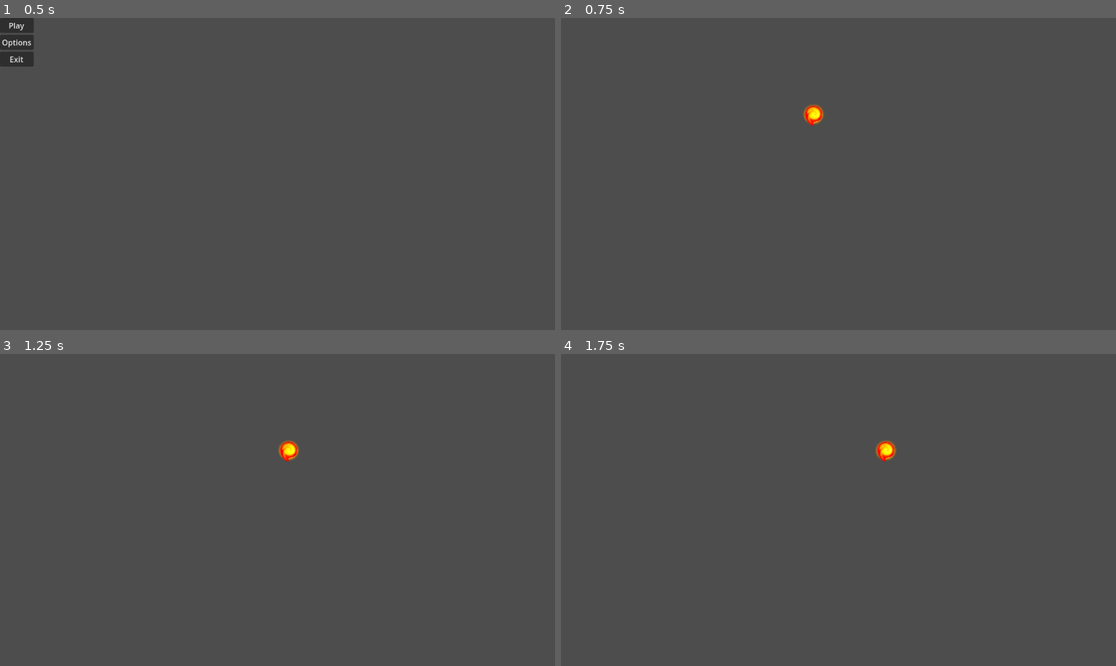
Above: before the commit, frames 1-4 (two rows, left to right).
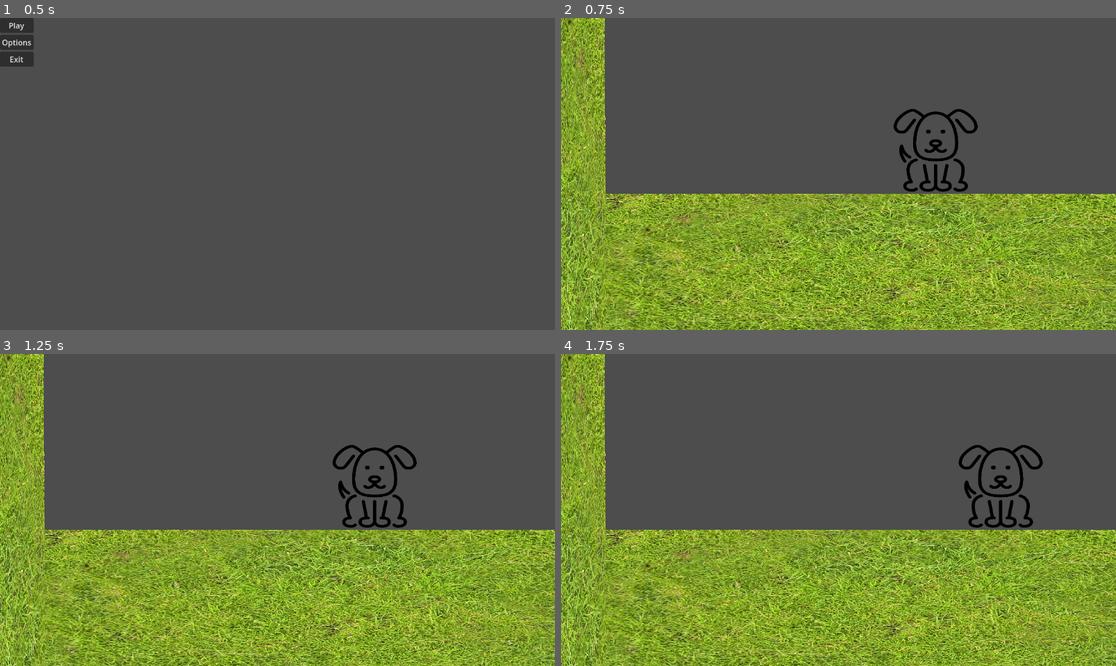
Above: after the commit, the same moments.

Repository: NikhilS240/godot-ics
Game: Godot game, scene res://menu.tscn
Two runs of this game, one before a commit and one after it. Both use one fixed random seed, a clock stepped at 60 frames per second and the inputs below. The project has no main scene, so this scene is started directly.
Inputs:
- Up to frame 1 (0.5 s): no input
- Up to frame 2 (0.75 s): click "Play" at 0.5 s
- Up to frame 3 (1.25 s): no input
- Up to frame 4 (1.75 s): tap Enter (ui_accept) at 1.25, 1.52 s; hold Right (ui_right) from 1.28 s (still down)

Frame 1 is identical in both runs. In frame 2, 49% of the frame differs, in the area x 0-100%, y 0-100%; in frame 3, 49%; in frame 4, 49%.

Commit message:
hi

Diff:
--- a/CharacterBody.gd
+++ b/CharacterBody.gd
@@ -37,7 +37,7 @@
 
 extends CharacterBody2D
 
-
+@export var speed = 300
 const SPEED = 300.0
 const JUMP_VELOCITY = -1000
 @export var gravity = 25
@@ -102,23 +102,40 @@
 
 	if Input.is_action_just_pressed("ui_down"):
 		var fireball = FIREBALL.instantiate()
+		if sign($Marker2D.position.x) == 1:
+			fireball.set_fireball_direction(1)
+		else:
+			fireball.set_fireball_direction(-1)
 		get_parent().add_child(fireball)
-		fireball.position = $Marker2D.global_position
+		fireball.position = $Marker2D.position
 
-	if Input.is_action_just_pressed("ui_copy"):
-		pass
+
 
 
 	# Get the input direction and handle the movement/deceleration.
 	# As good practice, you should replace UI actions with custom gameplay actions.
-	var direction = Input.get_axis("ui_left", "ui_right")
-	if direction:
-		velocity.x = direction * SPEED
+	#var direction = Input.get_axis("ui_left", "ui_right")
+	#if direction:
+		#velocity.x = direction * SPEED
+	#else:
+		#velocity.x = move_toward(velocity.x, 0, SPEED)
+#
+
+
+
+	if Input.is_action_pressed("ui_right"):
+		velocity.x = speed
+		if sign($Marker2D.position.x) == -1:
+			$Marker2D.position.x *= -1
+	elif Input.is_action_pressed("ui_left"):
+	#animation.play("idle")
+		velocity.x = -speed
+		if sign($Marker2D.position.x) == 1:
+			$Marker2D.position.x *= -1
 	else:
-		velocity.x = move_toward(velocity.x, 0, SPEED)
+		velocity.x = 0
 
 	move_and_slide()
-#
 #
 #
 #extends CharacterBody2D
--- a/Menu.gd
+++ b/Menu.gd
@@ -1,7 +1,7 @@
 extends Control
 
 func _on_play_pressed():
-	get_tree().change_scene_to_file("res://bullet.tscn")
+	get_tree().change_scene_to_file("res://root.tscn")
 
 
 func _on_options_pressed():
--- a/bullet.tscn
+++ b/bullet.tscn
@@ -6,26 +6,26 @@
 [sub_resource type="RectangleShape2D" id="RectangleShape2D_mumf6"]
 size = Vector2(38, 43)
 
-[node name="bullet" type="Node2D"]
-
-[node name="Area2D" type="Area2D" parent="."]
+[node name="Area2D" type="Area2D"]
 visibility_layer = 15
 collision_layer = 8
 script = ExtResource("1_vggrb")
 
-[node name="Timer" type="Timer" parent="Area2D"]
+[node name="Timer" type="Timer" parent="."]
 
-[node name="Sprite2D" type="Sprite2D" parent="Area2D"]
+[node name="Sprite2D" type="Sprite2D" parent="."]
 position = Vector2(498.75, 202.25)
 scale = Vector2(0.078125, 0.076875)
 texture = ExtResource("2_ikrwg")
 
-[node name="CollisionShape2D" type="CollisionShape2D" parent="Area2D"]
+[node name="CollisionShape2D" type="CollisionShape2D" parent="."]
 position = Vector2(499, 203.5)
 shape = SubResource("RectangleShape2D_mumf6")
 
-[node name="VisibleOnScreenNotifier2D" type="VisibleOnScreenNotifier2D" parent="."]
+[node name="bullet" type="Node2D" parent="."]
+
+[node name="VisibleOnScreenNotifier2D" type="VisibleOnScreenNotifier2D" parent="bullet"]
 position = Vector2(53, 0)
 
-[connection signal="body_entered" from="Area2D" to="Area2D" method="_on_body_entered"]
-[connection signal="screen_exited" from="VisibleOnScreenNotifier2D" to="Area2D" method="_on_visible_on_screen_notifier_2d_screen_exited"]
+[connection signal="body_entered" from="." to="." method="_on_body_entered"]
+[connection signal="screen_exited" from="bullet/VisibleOnScreenNotifier2D" to="." method="_on_visible_on_screen_notifier_2d_screen_exited"]
--- a/fireballsc.gd
+++ b/fireballsc.gd
@@ -2,12 +2,19 @@
 
 const SPEED = 150
 var velocity = Vector2()
+var direction = 1;
+
 func _ready():
 	pass
 
+func set_fireball_direction(dir):
+	direction = dir
+	if dir == 1:
+		pass #throw animated script here
+
 
 func _physics_process(delta):
-	velocity.x = SPEED * delta
+	velocity.x = SPEED * delta * direction
 	translate(velocity)
 
 
--- a/player.tscn
+++ b/player.tscn
@@ -1,27 +1,12 @@
-[gd_scene load_steps=5 format=3 uid="uid://csm8ac2ayp4us"]
+[gd_scene load_steps=4 format=3 uid="uid://csm8ac2ayp4us"]
 
 [ext_resource type="Script" path="res://CharacterBody.gd" id="1_6k58f"]
 [ext_resource type="Texture2D" uid="uid://cdenmkxufn2ke" path="res://dog.svg" id="4_ehks6"]
-
-[sub_resource type="GDScript" id="GDScript_xgpcm"]
-script/source = "extends Node
-
-
-# Called when the node enters the scene tree for the first time.
-func _ready():
-	pass # Replace with function body.
-
-
-# Called every frame. 'delta' is the elapsed time since the previous frame.
-func _process(delta):
-	pass
-"
 
 [sub_resource type="RectangleShape2D" id="RectangleShape2D_a4tco"]
 size = Vector2(187.754, 186)
 
 [node name="p1" type="Node"]
-script = SubResource("GDScript_xgpcm")
 
 [node name="CharacterBody2D" type="CharacterBody2D" parent="."]
 position = Vector2(614, -89)
@@ -33,18 +18,18 @@
 [node name="CollisionShape2D" type="CollisionShape2D" parent="CharacterBody2D"]
 light_mask = 2
 visibility_layer = 19
-position = Vector2(159.302, -172)
+position = Vector2(164.375, 342)
 shape = SubResource("RectangleShape2D_a4tco")
 
 [node name="Sprite2D" type="Sprite2D" parent="CharacterBody2D"]
-position = Vector2(164.375, -174)
+position = Vector2(166.009, 348.5)
 scale = Vector2(0.255213, 0.215)
 texture = ExtResource("4_ehks6")
 
 [node name="Marker2D" type="Marker2D" parent="CharacterBody2D"]
-position = Vector2(-191.771, -321)
+position = Vector2(99.4369, 100)
 scale = Vector2(1.01466, 1)
 
 [node name="VisibleOnScreenNotifier2D" type="VisibleOnScreenNotifier2D" parent="CharacterBody2D"]
-position = Vector2(160.317, -330)
+position = Vector2(161.951, 192.5)
 scale = Vector2(3.55, 3.55)
Not shown: 1 places in menu.tscn that only renumber resources
